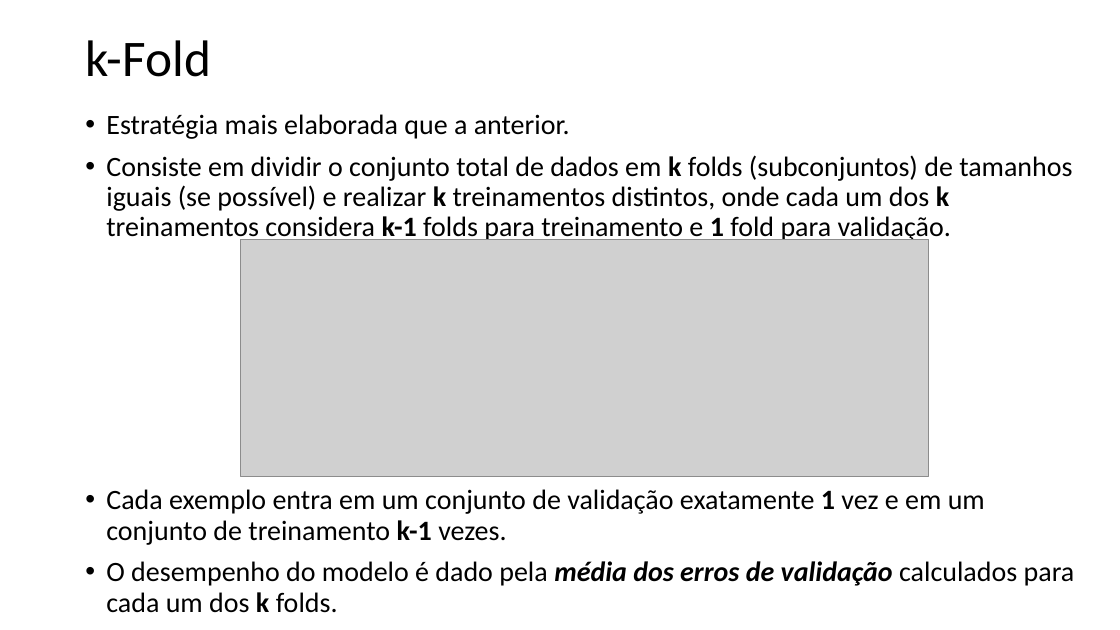
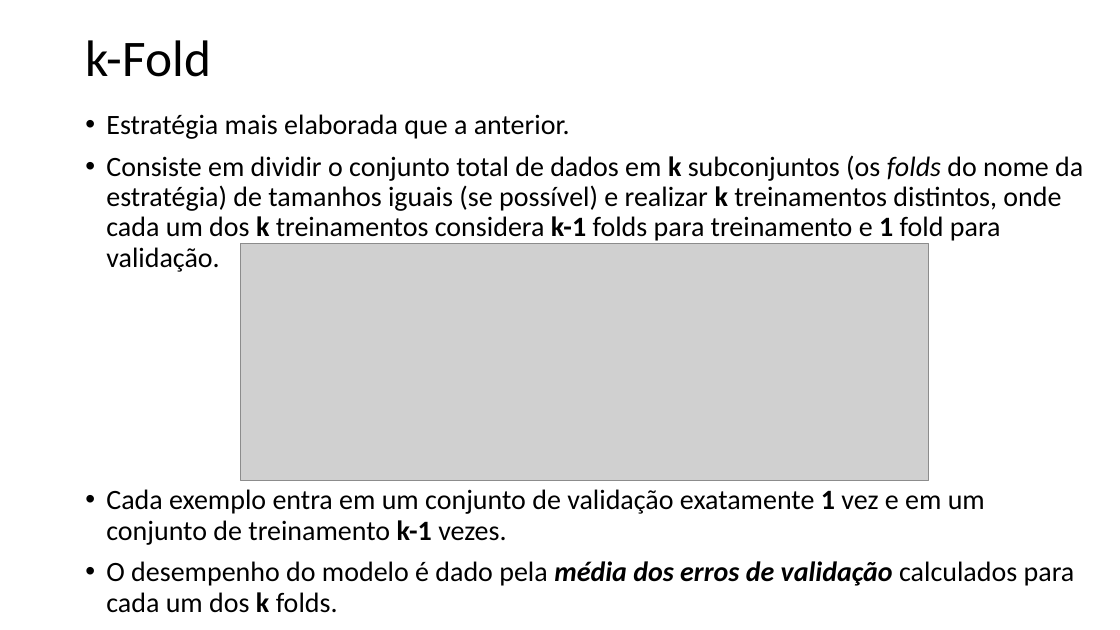
Before and after one commit to zz4fap/t319_aprendizado_de_maquina, a slide deck: slide 6 of slides/T319_Regressão_Linear (Parte V).pptx. Drawn at 1120x630 pixels with LibreOffice and Linux fonts; fonts in the diff are those of the drawing; grey boxes stand for pictures. Boxes give left, top, right and bottom in pixels: in the first picture for what was removed or moved away, otherwise in the second. Text is boxed around its words. In the diff, an @@ line names an element or a change of style, - is before the commit and + after.

```diff
--- a/slides/T319_Regressão_Linear (Parte V).pptx
+++ b/slides/T319_Regressão_Linear (Parte V).pptx
@@ text at [106,155,1083,272]: text changed @@
-• Consiste em dividir o conjunto total de dados em k folds (subconjuntos) de tamanhos iguais (se possível) e realizar k treinamentos distintos, onde cada um dos k treinamentos considera k-1 folds para treinamento e 1 fold para validação.
+• Consiste em dividir o conjunto total de dados em k subconjuntos (os folds do nome da estratégia) de tamanhos iguais (se possível) e realizar k treinamentos distintos, onde cada um dos k treinamentos considera k-1 folds para treinamento e 1 fold para validação.
@@ picture: place and size @@
-picture at [240,239,928,476]
+picture at [240,244,928,481]
```
Also in this commit, not shown: 8 other slides changed, 3 other files.
